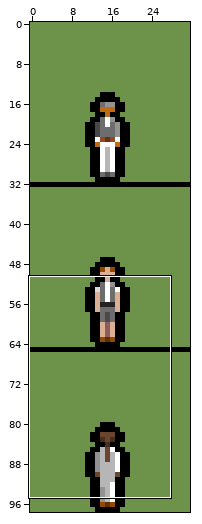
A sprite sheet gets an edit: gameSource/graphics/playerUnits.png. The first picture is a wide view before the edit; the outline marks the close-up.
Close-up. Before the commit:
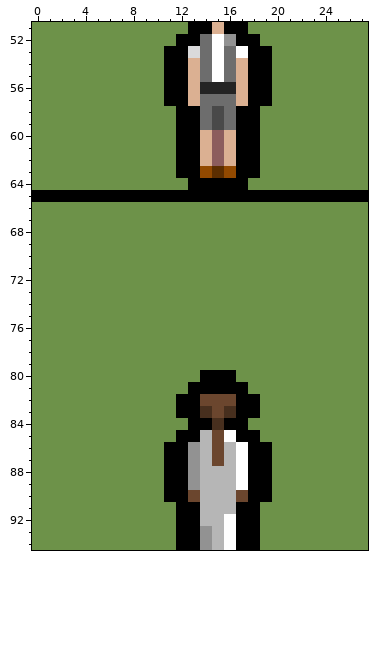
The file is 32x98 pixels. Colours within 5 levels of each other are drawn and written as one. Shown: x 0..27, y 51..94. The commit also changed other parts of the picture, which this record leaves out.
New version:
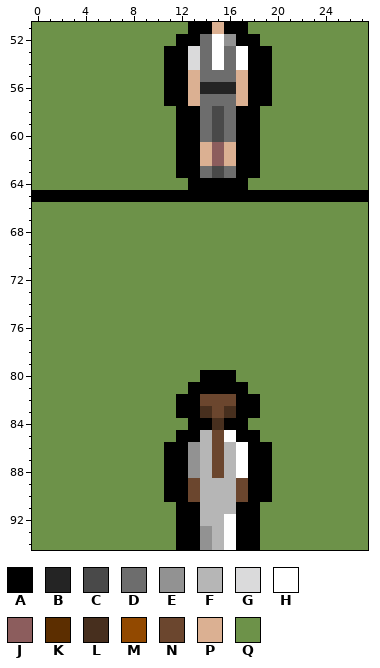
Palette (. is transparent): A #000000  B #242424  C #494949  D #6d6d6d  E #929292  F #b6b6b6  G #dadadb  H #ffffff  J #8c5d5d  K #5c2e00  L #472f1e  M #924900  N #6b462e  P #dbb092  Q #6d9249
Changes in this commit:
y 54: x 13 P -> G; x 17 P -> H
y 55: x 15 H -> D
y 60: x 14..16 PJP -> DCD
y 63: x 14..16 MKM -> DCD
y 88: x 15 F -> N
y 89: x 13 E -> N; x 17 H -> N
Boxes around the changes in both close-ups, in picture pixels (x1, y1, x2, y2):
changed: (188, 58, 248, 82)
changed: (200, 130, 236, 178)
changed: (188, 466, 248, 490)
